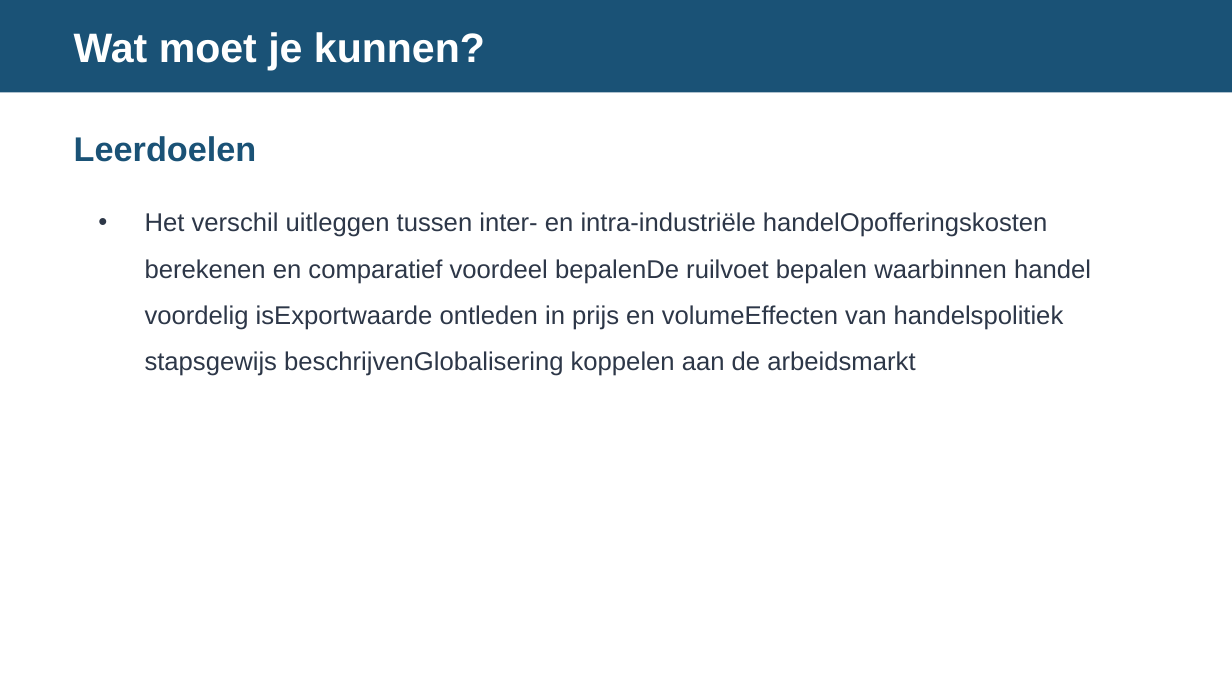
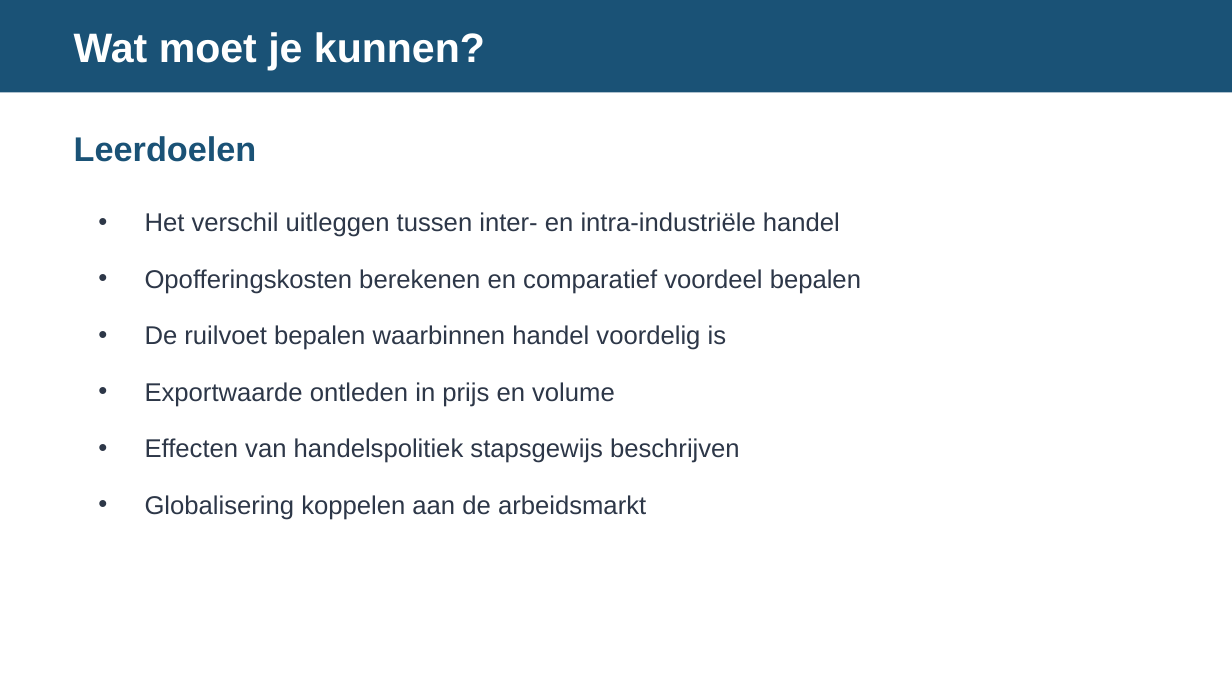
Before and after one commit to meijer1973/economie-vwo4-m3, a slide deck: slide 3 of 3.4 Hoofdstuk 4 - Internationale markten/3.4.6 Paragraaf 6 - Toepassen/2. Leren/3.4.6 Toepassen – presentatie.pptx. Drawn at 1232x693 pixels with LibreOffice and Linux fonts; fonts in the diff are those of the drawing. Boxes give left, top, right and bottom in pixels: in the first picture for what was removed or moved away, otherwise in the second. Text is boxed around its words. In the diff, an @@ line names an element or a change of style, - is before the commit and + after.

```diff
--- a/3.4 Hoofdstuk 4 - Internationale markten/3.4.6 Paragraaf 6 - Toepassen/2. Leren/3.4.6 Toepassen – presentatie.pptx
+++ b/3.4 Hoofdstuk 4 - Internationale markten/3.4.6 Paragraaf 6 - Toepassen/2. Leren/3.4.6 Toepassen – presentatie.pptx
@@ text at [145,212,861,520]: text changed @@
-• Het verschil uitleggen tussen inter- en intra-industriële handelOpofferingskosten berekenen en comparatief voordeel bepalenDe ruilvoet bepalen waarbinnen handel voordelig isExportwaarde ontleden in prijs en volumeEffecten van handelspolitiek stapsgewijs beschrijvenGlobalisering koppelen aan de arbeidsmarkt
+• Het verschil uitleggen tussen inter- en intra-industriële handel
+• Opofferingskosten berekenen en comparatief voordeel bepalen
+• De ruilvoet bepalen waarbinnen handel voordelig is
+• Exportwaarde ontleden in prijs en volume
+• Effecten van handelspolitiek stapsgewijs beschrijven
+• Globalisering koppelen aan de arbeidsmarkt
```
Also in this commit, not shown: 1 other slide changed, 19 other files.
